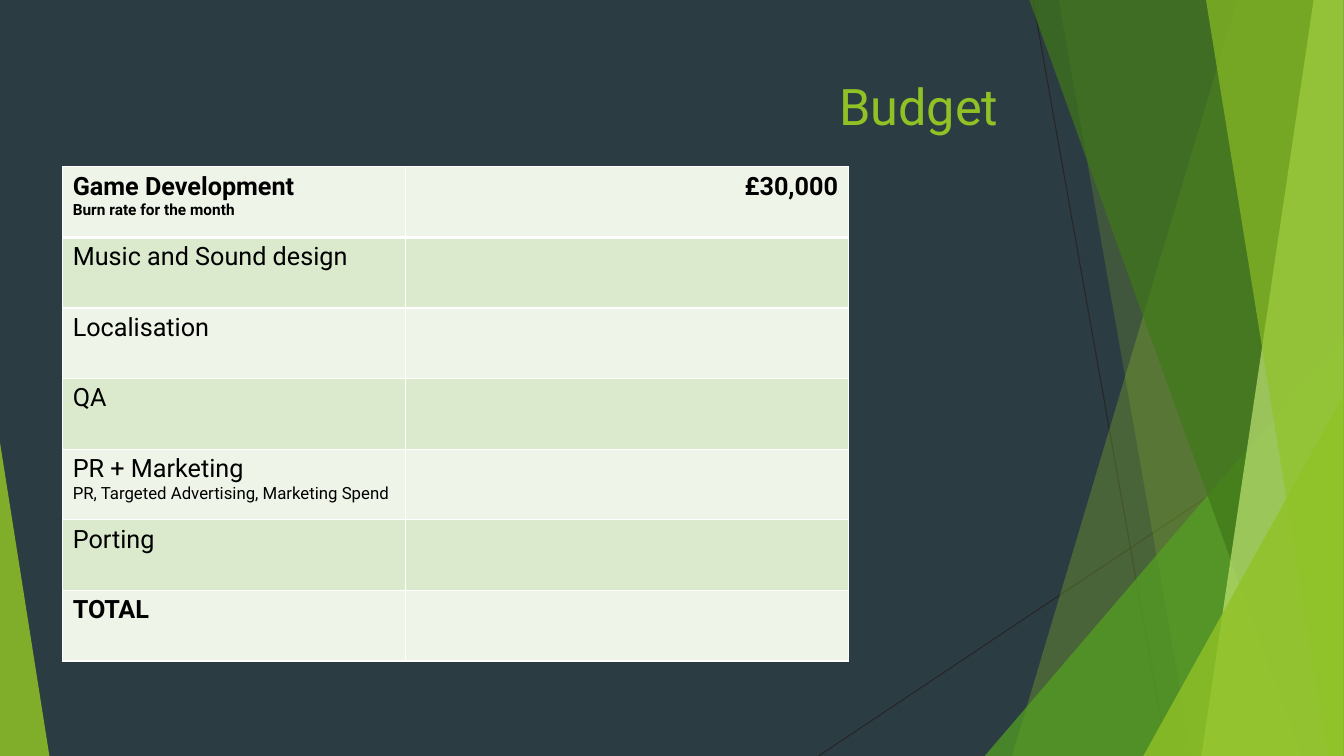
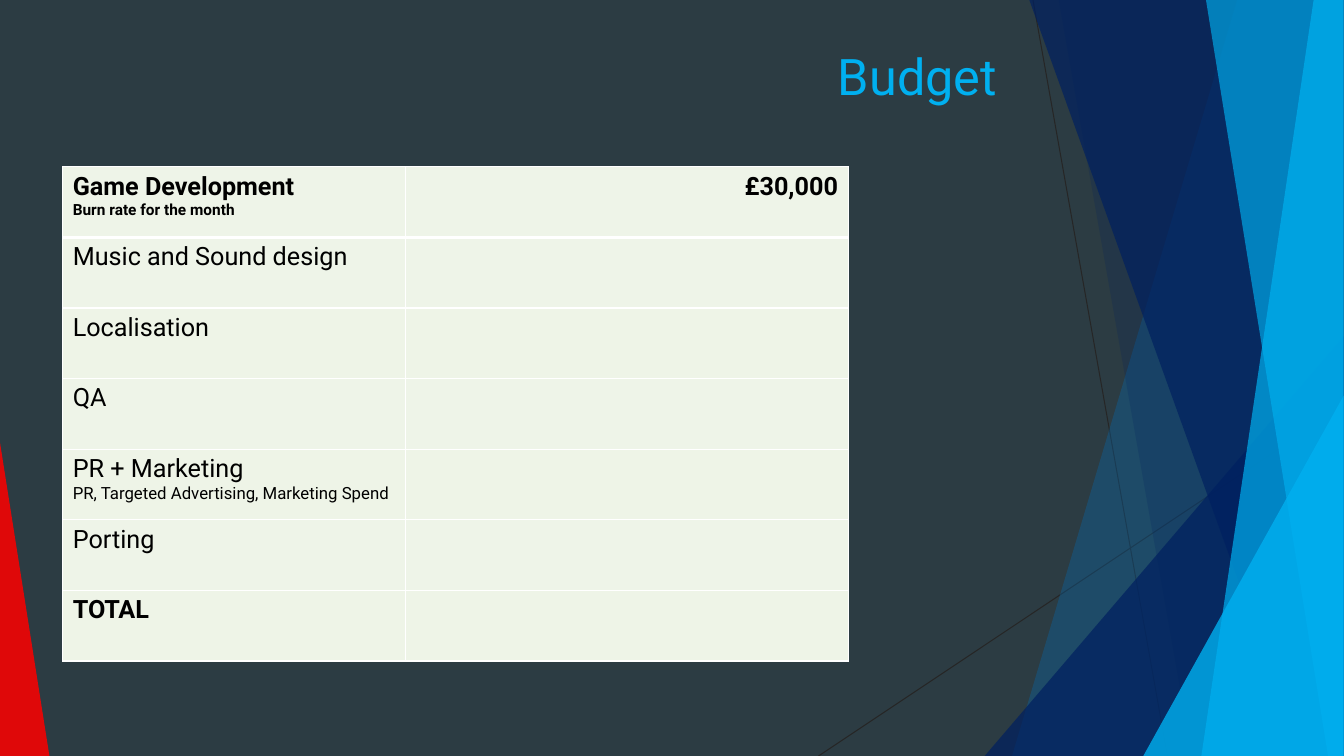
Before and after one commit to Pilokio/Tranzfuser, a slide deck: slide 10 of Virtual Pitch Presentation/Pitch.pptx. Drawn at 1344x756 pixels with LibreOffice and Linux fonts; fonts in the diff are those of the drawing. Boxes give left, top, right and bottom in pixels: in the first picture for what was removed or moved away, otherwise in the second. Text is boxed around its words. In the diff, an @@ line names an element or a change of style, - is before the commit and + after.

```diff
--- a/Virtual Pitch Presentation/Pitch.pptx
+++ b/Virtual Pitch Presentation/Pitch.pptx
@@ freeform shape at <box>1012,0,1344,756</box>: fill #90C226 at 30% opacity to #0070C0 at 30% opacity @@
@@ freeform shape at <box>1029,0,1344,756</box>: fill #3F7819 at 70% opacity to #002060 at 70% opacity @@
@@ freeform shape at <box>1059,0,1344,756</box>: fill #90C226 at 20% opacity to #002060 at 20% opacity @@
@@ freeform shape at <box>1202,0,1344,756</box>: fill #C0E474 at 70% opacity to #00B0F0 at 70% opacity @@
@@ freeform shape at <box>1206,0,1344,756</box>: fill #90C226 at 65% opacity to #00B0F0 at 65% opacity @@
@@ title "Budget": place and size @@
-title "Budget" at <box>839,87,998,136</box>
+title "Budget" at <box>838,57,997,106</box>
@@ title "Budget" at <box>838,57,997,106</box>: text colour #90C226 to #00B0F0 @@
@@ table at <box>63,166,848,661</box> @@
@@ fill #DBE9CD to #EEF4E8 in 6 cells @@
@@ triangle at <box>985,336,1344,756</box>: fill #54A021 at 72% opacity to #002060 at 72% opacity @@
@@ triangle at <box>1143,396,1344,756</box>: fill #90C226 at 80% opacity to #00B0F0 at 80% opacity @@
@@ triangle at <box>0,443,49,756</box>: fill #90C226 at 85% opacity to #FF0000 at 85% opacity @@
```
Also in this commit, not shown: 13 other slides changed, 1 slide removed.
